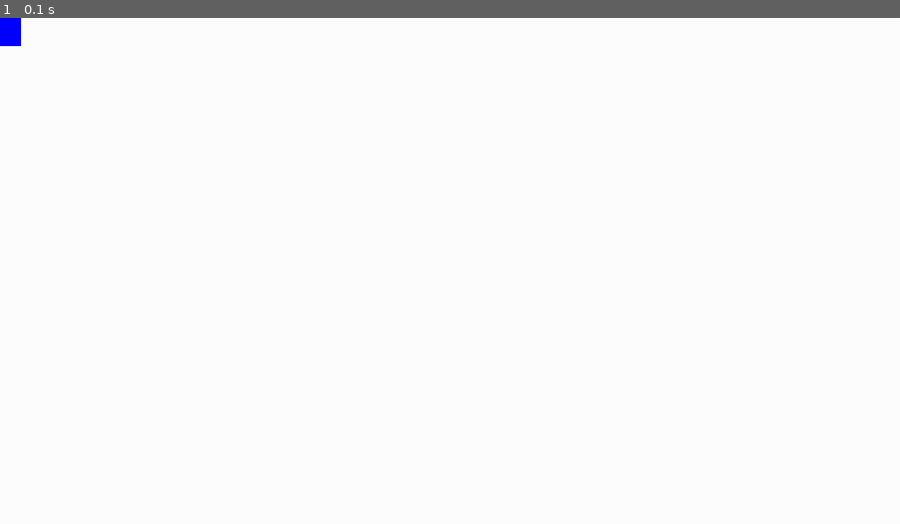
Above: before the commit, frame 1.
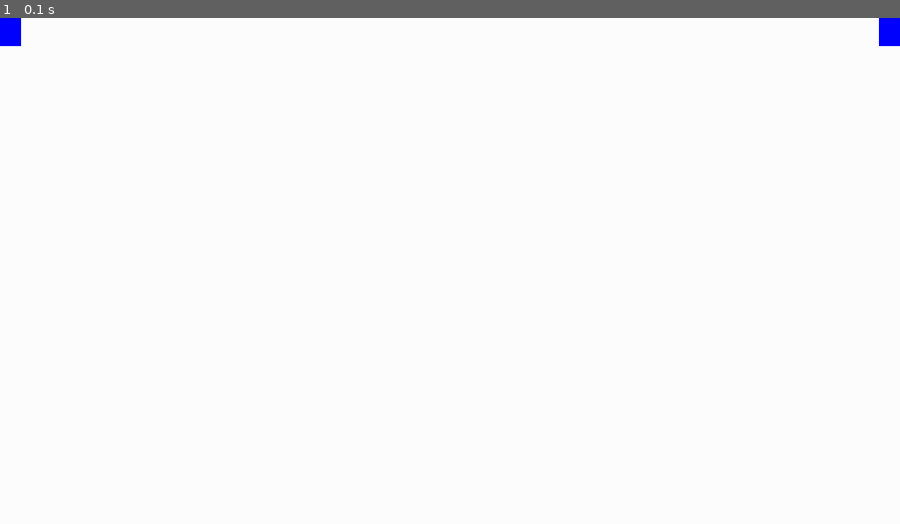
Above: after the commit, the same moment.

Repository: veronikavoss/pygame_template
Game: pygame game, started from main.py
Two runs of this game, one before a commit and one after it. Both use one fixed random seed, a clock stepped at 60 frames per second and the inputs below.
Inputs:
- Up to frame 1 (0.1 s): no input

The runs differ from the first frame. In frame 1, 0.1% of the frame differs, in the area x 97-100%, y 0-6%.

Commit message:
collision

Diff:
--- a/controller.py
+++ b/controller.py
@@ -5,11 +5,17 @@
     def __init__(self,screen):
         self.screen=screen
 
-        self.surface_sprite=SurfaceSprite()
-        self.surface_sprite_group=pygame.sprite.GroupSingle(self.surface_sprite)
+        self.surface_sprite1=SurfaceSprite((0,0))
+        self.surface_sprite2=SurfaceSprite((SCREEN_WIDTH-30,0))
+        self.surface_sprite_group=pygame.sprite.Group(self.surface_sprite1,self.surface_sprite2)
+
+    def collision(self):
+        self.collide_sprite=pygame.sprite.spritecollideany(self.surface_sprite1,self.surface_sprite_group)
+        print(self.collide_sprite)
 
     def update(self):
-        self.surface_sprite.update()
+        self.surface_sprite_group.update()
+        self.collision()
 
     def draw(self):
         self.screen.fill('white')
--- a/sprite_class.py
+++ b/sprite_class.py
@@ -1,11 +1,11 @@
 from setting import *
 
 class SurfaceSprite(pygame.sprite.Sprite):
-    def __init__(self):
+    def __init__(self,topleft):
         super().__init__()
         self.image=pygame.Surface((30,40))
         self.image.fill('blue')
-        self.rect=self.image.get_rect()
+        self.rect=self.image.get_rect(topleft=topleft)
 
     def move(self):
         pass
